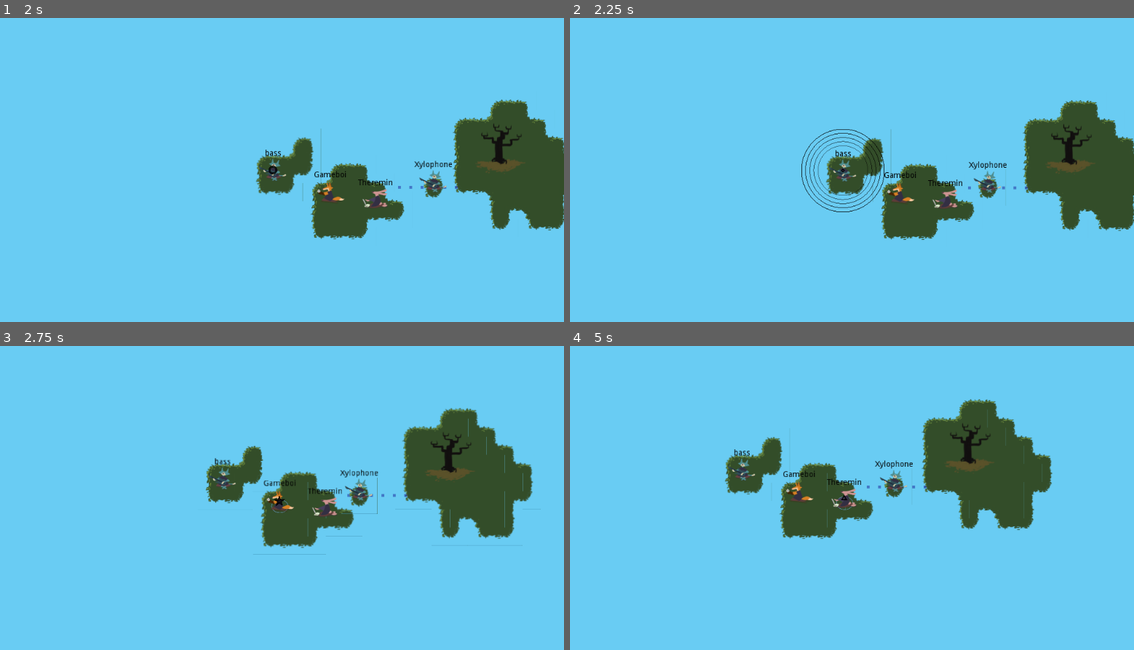
Above: before the commit, frames 1-4 (two rows, left to right).
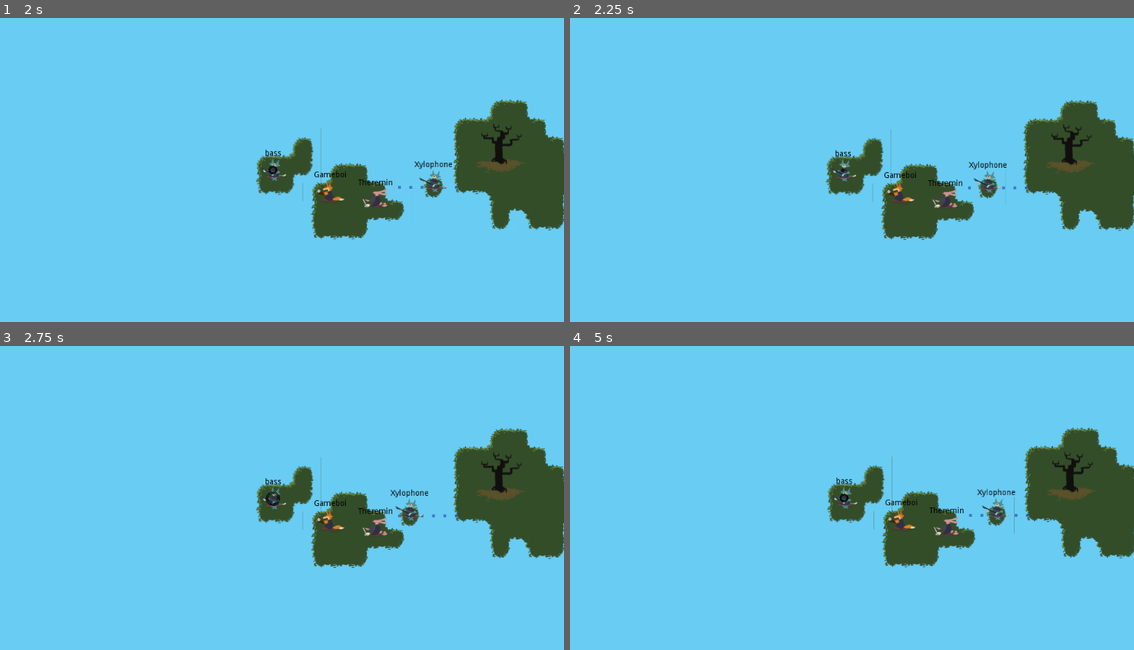
Above: after the commit, the same moments.

Repository: uspgamedev/skyjammers
Game: Godot game, scene res://menus/stage-selector/main.tscn
Same seed, same stepped clock (60 frames per second), same inputs: the game is played once before the commit and once after it. Sound files missing from this copy of the repository are replaced by a short silence.
Inputs:
- Up to frame 1 (2 s): click "Stage 01" at 0.5 s; tap Enter (ui_accept) at 1.25 s; hold Enter (ui_accept) from 1.28 s (still down)
- Up to frame 2 (2.25 s): release Enter (ui_accept) at 2.03 s; tap Space (action_play) at 2.1 s
- Up to frame 3 (2.75 s): tap Enter (ui_accept) at 2.27, 2.3, 2.57 s
- Up to frame 4 (5 s): hold Enter (ui_accept) 2.78-3.53 s; tap Space (action_play) at 3.6 s; tap Enter (ui_accept) at 3.77, 3.8, 4.07 s; hold Enter (ui_accept) from 4.28 s (still down)

Frame 1 is identical in both runs. In frame 2, 0.6% of the frame differs, in the area x 41-56%, y 36-64%; in frame 3, 13%; in frame 4, 19%, in the area x 27-100%, y 17-73%.
Error after the commit: Attempt to call function 'get_rotation' in base 'null instance' on a null instance. (res://Instruments/Instrument.gd:25)

Commit message:
Balanced Stage03 and fixed warning

Diff:
--- a/game/Instruments/Instrument.gd
+++ b/game/Instruments/Instrument.gd
@@ -21,7 +21,7 @@
 	var shape = get_node("SoundWaveShape").duplicate()
 	var rot = get_node("SoundWaveShape").get_rotation()
 
-	if get_node("SoundWaveShape/Rotate"):
+	if weakref(get_node("SoundWaveShape/Rotate")):
 		rot = get_node("SoundWaveShape/Rotate").get_rotation()
 
 	sw.growth = self.growth
--- a/game/Instruments/Instrument.tscn
+++ b/game/Instruments/Instrument.tscn
@@ -18,7 +18,7 @@
 custom_solver_bias = 0.0
 radius = 10.0
 
-[node name="Instrument" type="KinematicBody2D" groups=[
+[node name="Instrument" type="KinematicBody2D" index="0" groups=[
 "bards",
 ]]
 
--- a/game/goal/Goal.tscn
+++ b/game/goal/Goal.tscn
@@ -2,12 +2,13 @@
 
 [ext_resource path="res://goal/cherry.png" type="Texture" id=1]
 
-[sub_resource type="CircleShape2D" id=1]
+[sub_resource type="CapsuleShape2D" id=1]
 
 custom_solver_bias = 0.0
 radius = 10.0
+height = 30.0
 
-[node name="Goal" type="KinematicBody2D" groups=[
+[node name="Goal" type="KinematicBody2D" index="0" groups=[
 "goal",
 ]]
 
@@ -23,4 +24,6 @@
 
 [node name="CollisionShape2D" type="CollisionShape2D" parent="." index="1"]
 
+position = Vector2( 0, -20 )
 shape = SubResource( 1 )
+_sections_unfolded = [ "Transform" ]
--- a/game/stages/stage03.tscn
+++ b/game/stages/stage03.tscn
@@ -27,7 +27,7 @@
 }
 _sections_unfolded = [ "Resource" ]
 
-[node name="Stage" index="0" instance=ExtResource( 1 )]
+[node name="Stage" instance=ExtResource( 1 )]
 
 initial_bard_path = NodePath("Instruments/Island/Xylophone")
 
@@ -68,7 +68,7 @@
 [node name="PathFollow2D" parent="Instruments/Path2D" index="0"]
 
 editor/display_folded = true
-position = Vector2( 110, 20 )
+position = Vector2( 108.823, 0.4519 )
 
 [node name="Island" type="TileMap" parent="Instruments/Path2D/PathFollow2D" index="0"]
 
